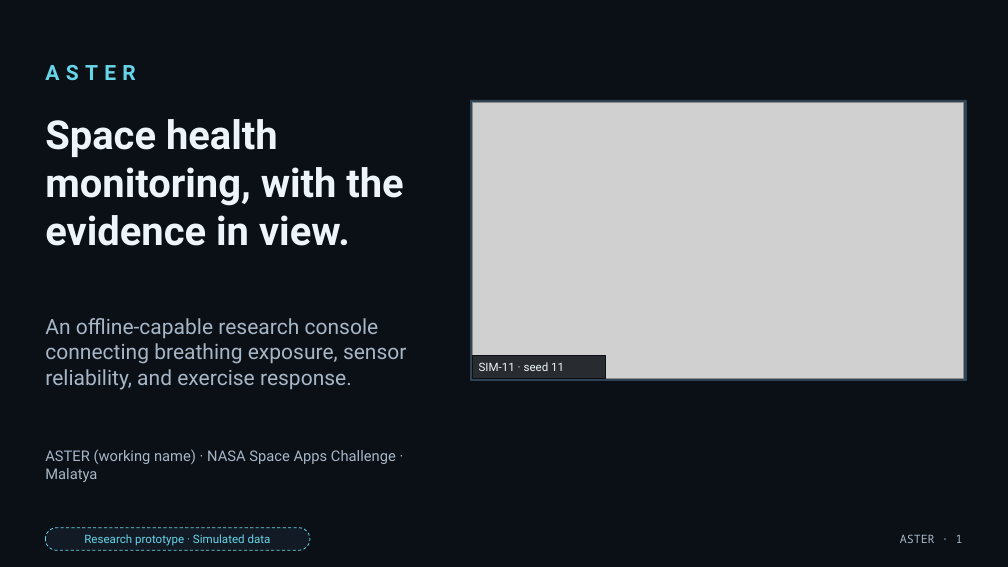
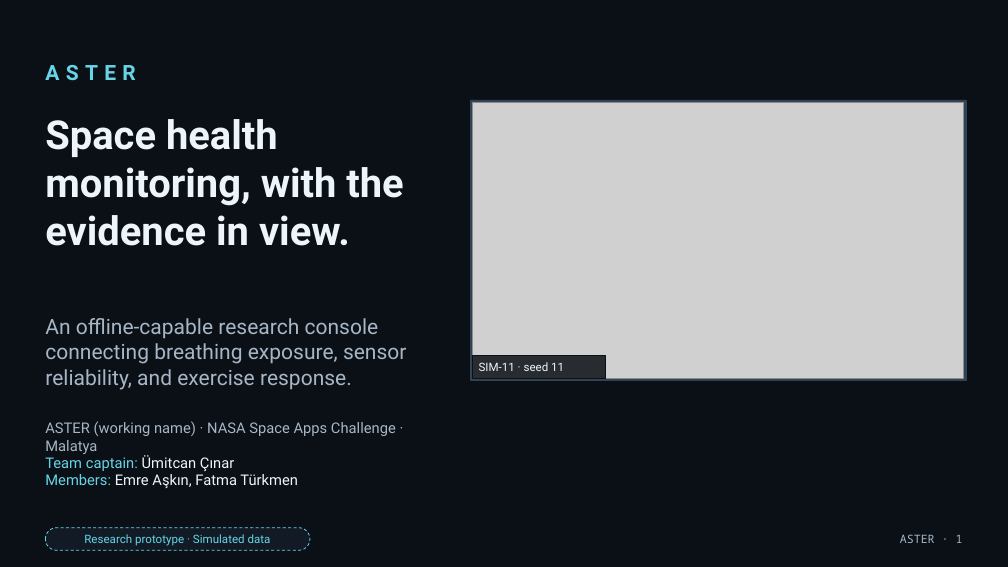
Before and after one commit to emreaskinsoftware/NasaSpaceApps, a slide deck: slide 1 of deliverables/presentation/ASTER_Product_Overview.pptx. Drawn at 1008x567 pixels with LibreOffice and Linux fonts; fonts in the diff are those of the drawing; grey boxes stand for pictures. Boxes give left, top, right and bottom in pixels: in the first picture for what was removed or moved away, otherwise in the second. Text is boxed around its words. In the diff, an @@ line names an element or a change of style, - is before the commit and + after.

Commit message:
Add team to the decks, refresh evaluation, tests and documents
Competition deck is the seven-slide English ASTER_Short_Pitch; team captain
and members are on its title and closing slides. Evaluation and test counts
regenerated for engine 1.0.1 (95 unit tests, 10 browser tests per engine).

```diff
--- a/deliverables/presentation/ASTER_Product_Overview.pptx
+++ b/deliverables/presentation/ASTER_Product_Overview.pptx
@@ text "ASTER (working name) · NASA ...": place and size @@
-text "ASTER (working name) · NASA ..." at (45,449,396,482)
+text "ASTER (working name) · NASA ..." at (45,421,396,454)
@@ text added at (45,455,298,488), 14 pt, text #EDF4FA @@
+Team captain: Ümitcan Çınar
+Members: Emre Aşkın, Fatma Türkmen
```
Also in this commit, not shown: 2 other slides changed, 42 other files.
